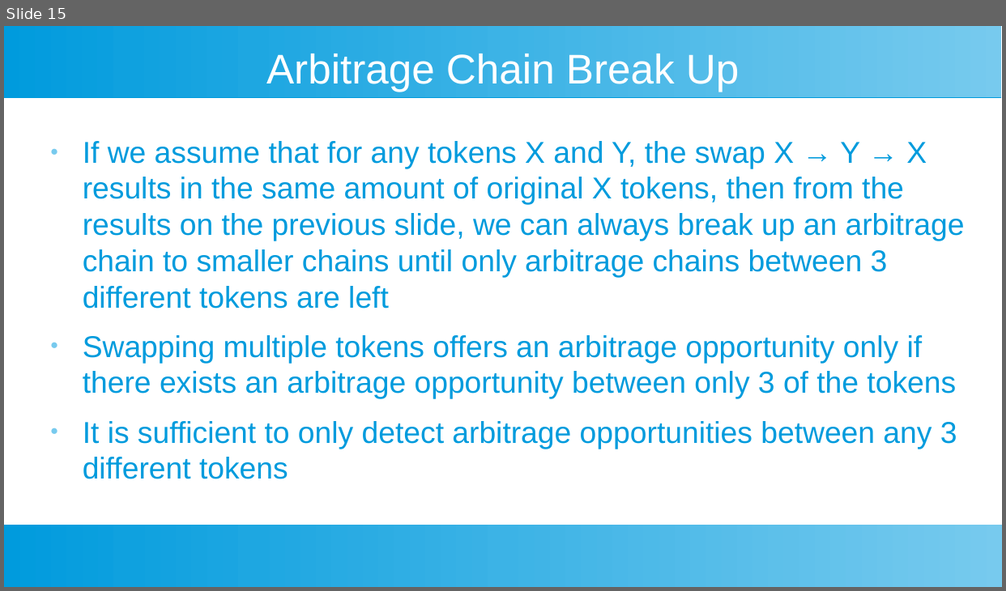
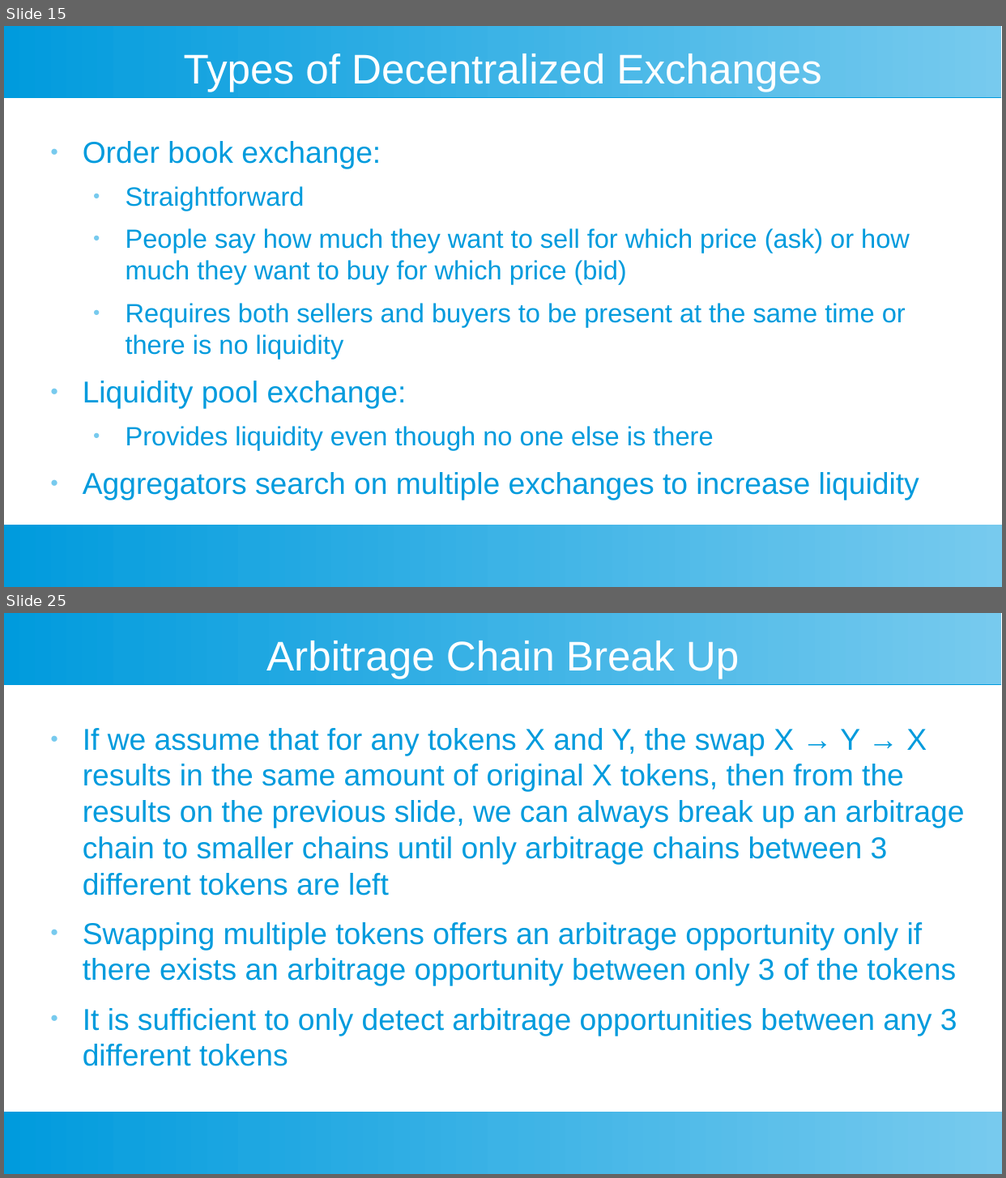
Before and after one commit to toongeorges/cryptoshares, a slide deck: design.odp. Shown one above the other, each under a label of ours: slide 15 before the commit, slides 15 and 25 after it; the slides between them are not shown. The pictures are 1006x591 and 1006x1178 pixels, drawn with LibreOffice and Linux fonts; fonts in the diff are those of the drawing. Boxes give left, top, right and bottom in pixels: in the first picture for what was removed or moved away, otherwise in the second. Text is boxed around its words. In the diff, an @@ line names an element or a change of style, - is before the commit and + after.

```diff
--- a/design.odp
+++ b/design.odp
@@ slide 15 added at [4,26,1002,587], background #FFFFFF; not listed: 2 template elements that a slide beside it also shows @@
@@ title added at [184,54,821,92], 33 pt, text #FFFFFF @@
+Types of Decentralized Exchanges
@@ text added at [83,141,919,501], 21 pt, text #009BDD @@
+● Order book exchange:
+  ● Straightforward
+  ● People say how much they want to sell for which price (ask) or how much they want to buy for which price (bid)
+  ● Requires both sellers and buyers to be present at the same time or there is no liquidity
+● Liquidity pool exchange:
+  ● Provides liquidity even though no one else is there
+● Aggregators search on multiple exchanges to increase liquidity
@@ what was slide 15 is now slide 25 @@
```
Also in this commit, not shown: 7 slides changed, 27 other slides added, 1 slide removed.
